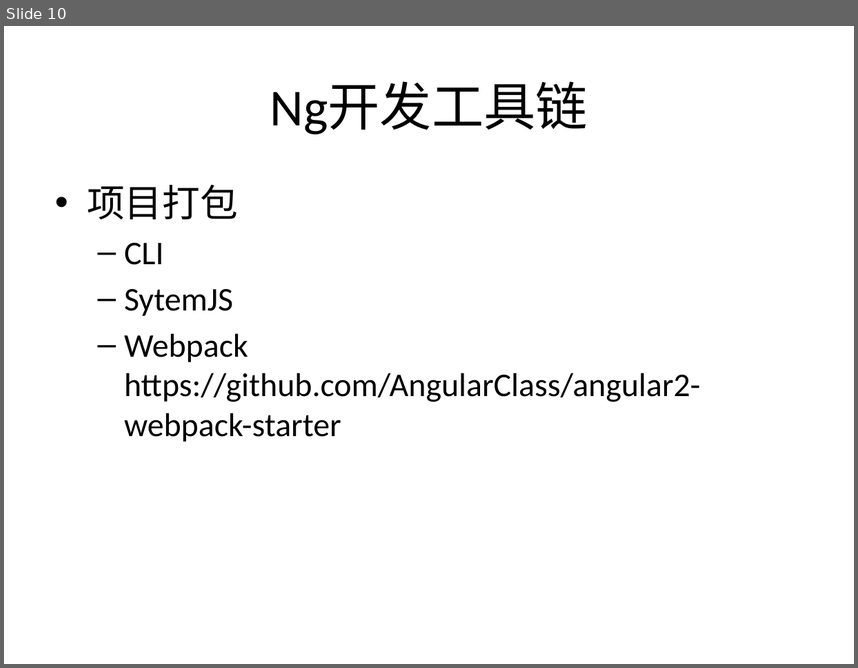
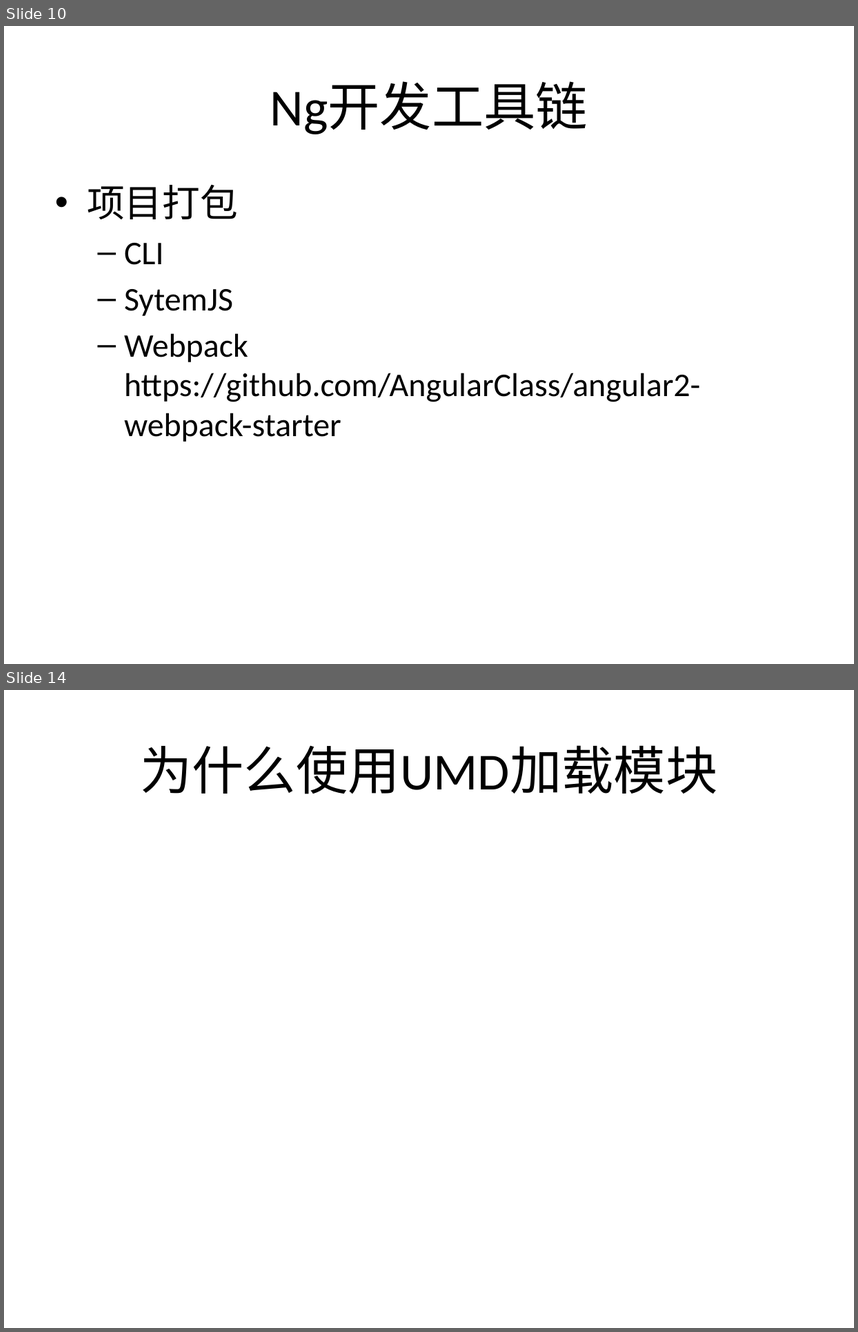
Before and after one commit to jasonLiu001/ng-study-ppt-files, a slide deck: files/Angular2.pptx. Shown one above the other, each under a label of ours: slide 10 before the commit, slides 10 and 14 after it; the slides between them are not shown. The pictures are 858x668 and 858x1332 pixels, drawn with LibreOffice and Linux fonts; fonts in the diff are those of the drawing. Boxes give left, top, right and bottom in pixels: in the first picture for what was removed or moved away, otherwise in the second. Text is boxed around its words. In the diff, an @@ line names an element or a change of style, - is before the commit and + after.

```diff
--- a/files/Angular2.pptx
+++ b/files/Angular2.pptx
@@ slide 14 added at (4,690,854,1328), background #CBE9CF @@
@@ title added at (140,745,717,794), 44 pt, text #000000 @@
+为什么使用UMD加载模块
```
Also in this commit, not shown: 5 other slides added.
